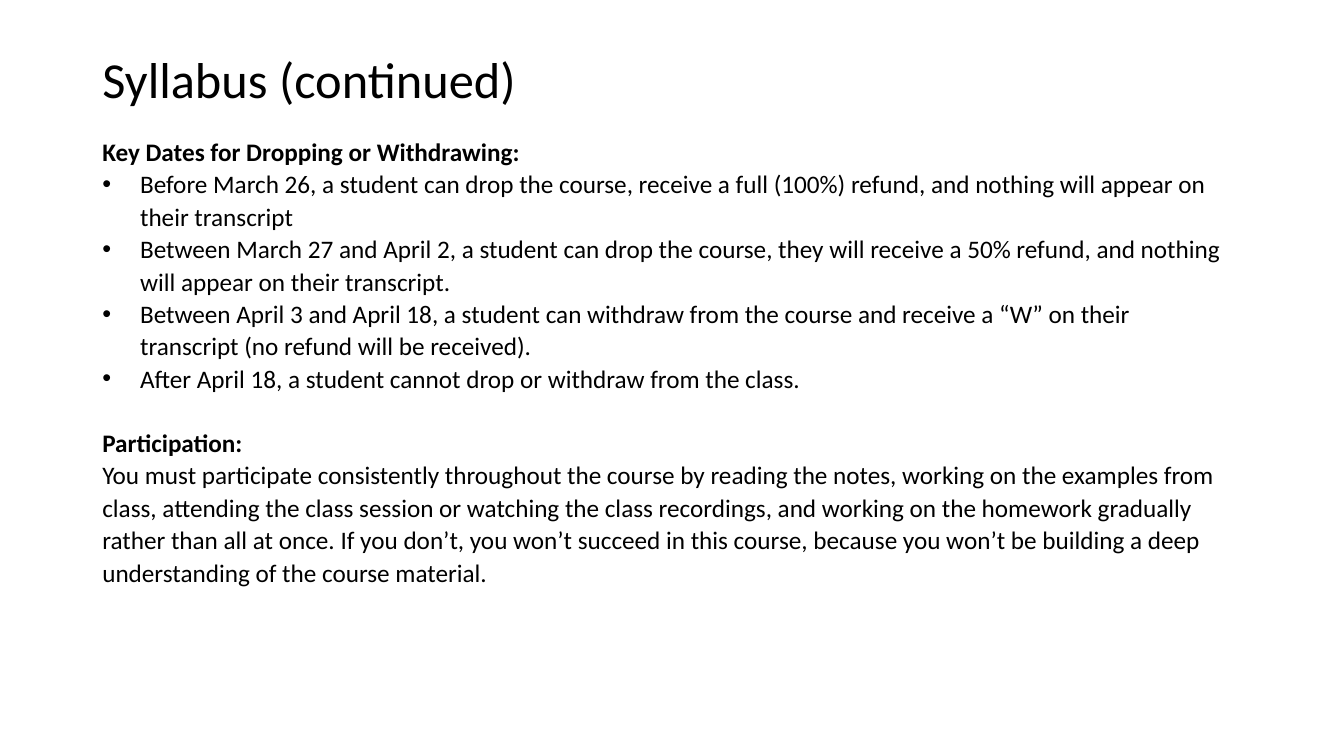
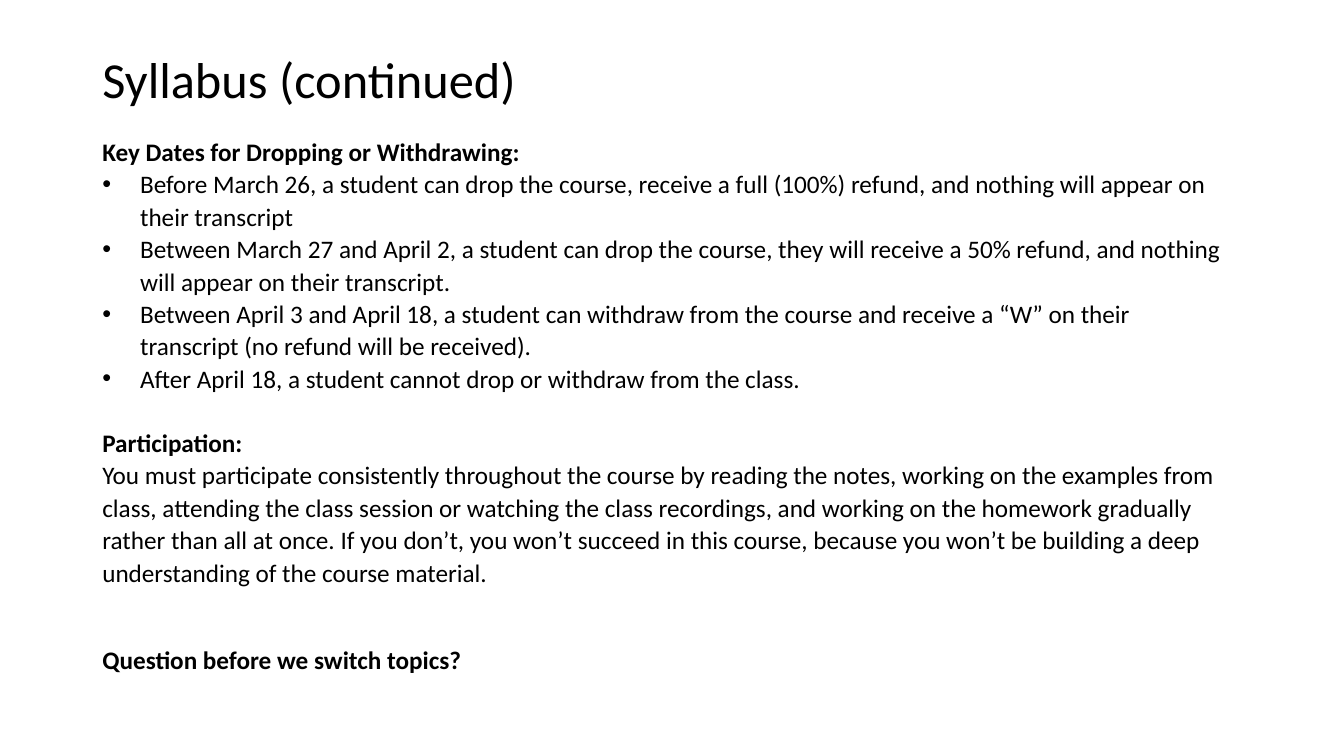
Before and after one commit to EricJPogue/www-epogue-info, a slide deck: slide 8 of CPSC-24500/Week01/2016SpringW01SlidesLecture.pptx. Drawn at 1344x756 pixels with LibreOffice and Linux fonts; fonts in the diff are those of the drawing. Boxes give left, top, right and bottom in pixels: in the first picture for what was removed or moved away, otherwise in the second. Text is boxed around its words. In the diff, an @@ line names an element or a change of style, - is before the commit and + after.

```diff
--- a/CPSC-24500/Week01/2016SpringW01SlidesLecture.pptx
+++ b/CPSC-24500/Week01/2016SpringW01SlidesLecture.pptx
@@ text at (x1=102, y1=651, x2=461, y2=673): paragraph added @@
+Question before we switch topics?
```
Also in this commit, not shown: 3 other slides changed.
